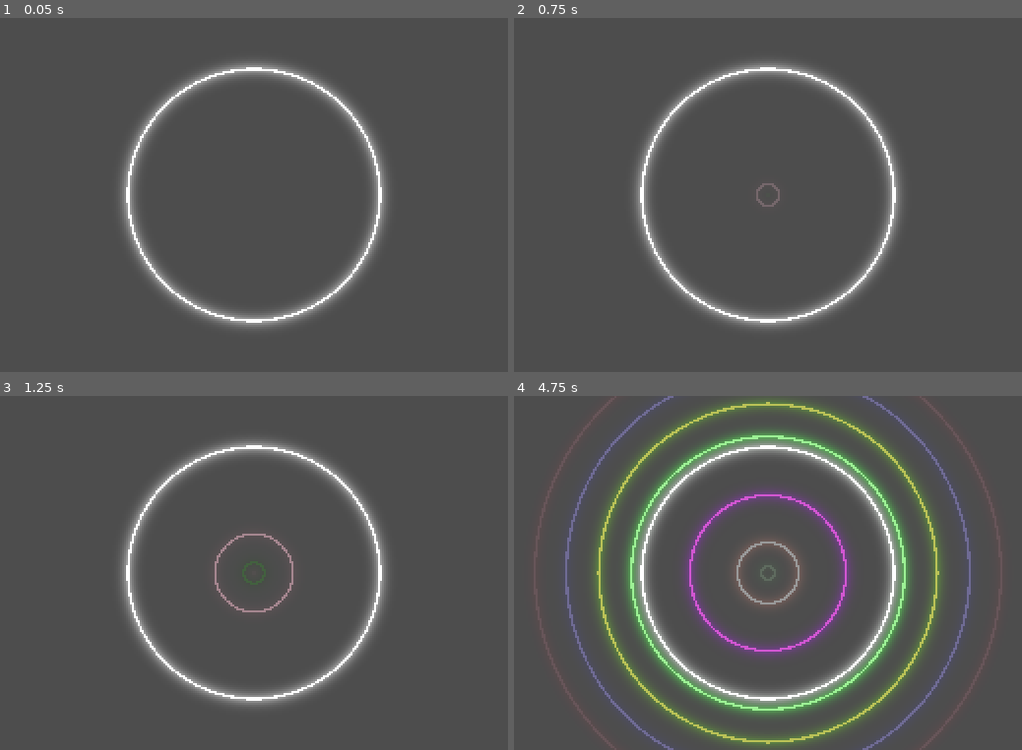
Above: before the commit, frames 1-4 (two rows, left to right).
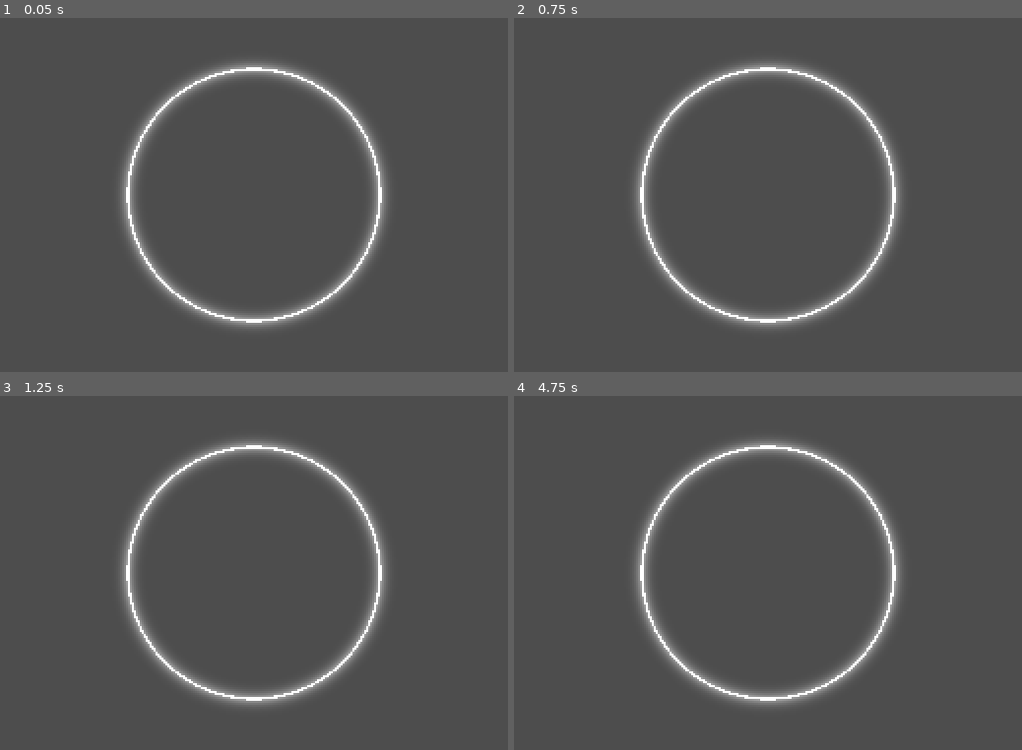
Above: after the commit, the same moments.

Repository: otherotherjosh/RhythmShooter
Game: Godot game, scene res://beatmaps/beatmap.tscn
Same seed, same stepped clock (60 frames per second), same inputs: the game is played once before the commit and once after it. This scene is started directly instead of the project's main scene. Sound files missing from this copy of the repository are replaced by a short silence.
Inputs (mouse positions are in pixels of both pictures, inside the frame that each line leads up to):
- Up to frame 1 (0.05 s): no input
- Up to frame 2 (0.75 s): tap Enter at 0.5 s; move the mouse to (905, 177) at 0.52 s; click (905, 177) at 0.67 s
- Up to frame 3 (1.25 s): no input
- Up to frame 4 (4.75 s): drag from (641, 590) to (737, 643) at 1.27 s; move the mouse to (828, 495) at 2.02 s; click (828, 495) at 2.17 s; drag from (737, 643) to (580, 519) at 2.77 s; move the mouse to (955, 626) at 3.52 s; click (955, 626) at 3.67 s; drag from (580, 519) to (671, 484) at 4.27 s

Frame 1 is identical in both runs. In frame 2, less than 0.1% of the frame differs, in the area x 47-53%, y 46-54%; in frame 3, 0.3%; in frame 4, 17%, in the area x 3-97%, y 0-100%.

Commit message:
feat: target circles follow beatmap

Diff:
--- a/beatmaps/beat_target_circle.gd
+++ b/beatmaps/beat_target_circle.gd
@@ -2,39 +2,76 @@
 
 
 const TEST_DELAY = 0.5
+const ANTICIPATE_TIME_MS = 2000
 
-var circles: Array[Sprite2D]
+var next_beat_target: int
 
 
-func _ready() -> void: # TEST
-	while true:
-		add_circle()
-		await get_tree().create_timer(TEST_DELAY).timeout
+func _ready() -> void:
+	BeatmapPlayer.on_queue.connect(_on_beatmap_player_queue)
 
 
 func _process(delta: float) -> void:
-	for circle in circles:
-		var c_shader := circle.material as ShaderMaterial
-		var c_scale: float = c_shader.get_shader_parameter("scale")
-		if c_scale >= 2:
-			circles.pop_front()
-			circle.queue_free()
-			continue
-		c_scale += delta * 0.5
-		c_shader.set_shader_parameter("scale", c_scale)
+	if next_beat_target >= BeatmapPlayer.beat_targets.size(): return
+	if BeatmapPlayer.time_to_target(next_beat_target) <= ANTICIPATE_TIME_MS:
+		add_circle(next_beat_target)
+		next_beat_target += 1
 
 
-func add_circle() -> void:
-	var circle := Sprite2D.new()
+func add_circle(target_index: int) -> void:
+	var shader_material := ShaderMaterial.new()
+	shader_material.shader = material.shader
+	var target := BeatmapPlayer.beat_targets[target_index]
+	var color := BeatmapPlayer.beatmap.colors[target.color]
+	shader_material.set_shader_parameter("color", Vector3(color.r, color.g, color.b))
+
+	var circle := Circle.new(target_index, shader_material)
 	add_child(circle)
+
 	circle.texture = texture
 	circle.scale = Vector2.ONE
 	circle.show_behind_parent = true
-	circle.material = ShaderMaterial.new()
 	circle.position = Vector2.ZERO
-	var c_shader := circle.material as ShaderMaterial
-	c_shader.shader = material.shader
-	c_shader.set_shader_parameter("scale", 0)
-	var color := Vector3(randf(), randf(), randf())
-	c_shader.set_shader_parameter("color", color)
-	circles.append(circle)
+
+
+func _on_beatmap_player_queue() -> void:
+	next_beat_target = 0
+
+
+class Circle extends Sprite2D:
+
+	signal completed
+
+	const FALLOUT_SPEED := 0.75
+
+	var target_index: int
+	var start_time: int
+	var projected_time: int
+	var shader_material: ShaderMaterial
+
+
+	func _init(_target_index: int, _shader_material: ShaderMaterial) -> void:
+		target_index = _target_index
+		shader_material = _shader_material
+		material = shader_material
+
+
+	func _ready() -> void:
+		start_time = Time.get_ticks_msec()
+		projected_time = BeatmapPlayer.time_of_target(target_index)
+		shader_material.set_shader_parameter("scale", 0)
+
+
+	func _process(delta: float) -> void:
+		var time := Time.get_ticks_msec()
+		var c_scale: float
+		if projected_time > time:
+			c_scale = inverse_lerp(start_time, projected_time, time)
+		else:
+			c_scale = shader_material.get_shader_parameter("scale")
+			c_scale += delta * FALLOUT_SPEED
+		shader_material.set_shader_parameter("scale", c_scale)
+		if c_scale >= 2:
+			completed.emit()
+			queue_free()
+			return
--- a/beatmaps/beat_target_circle.gdshader
+++ b/beatmaps/beat_target_circle.gdshader
@@ -1,7 +1,7 @@
 shader_type canvas_item;
 
 uniform vec3 color = vec3(1);
-uniform float scale = 1;
+uniform float scale = 0;
 
 const float TARGET_RADIUS = 0.2;
 const float TARGET_WIDTH = 0.004;
